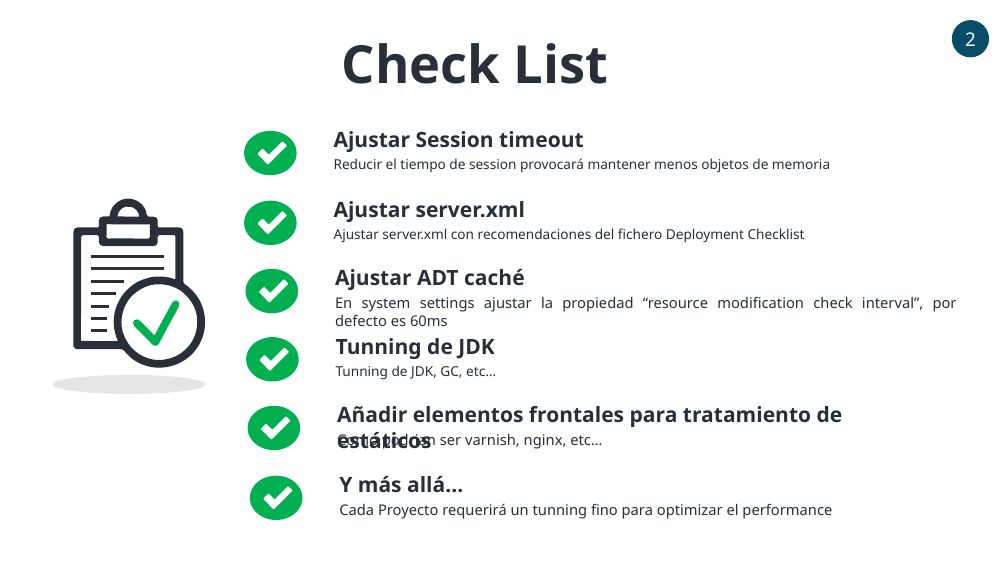
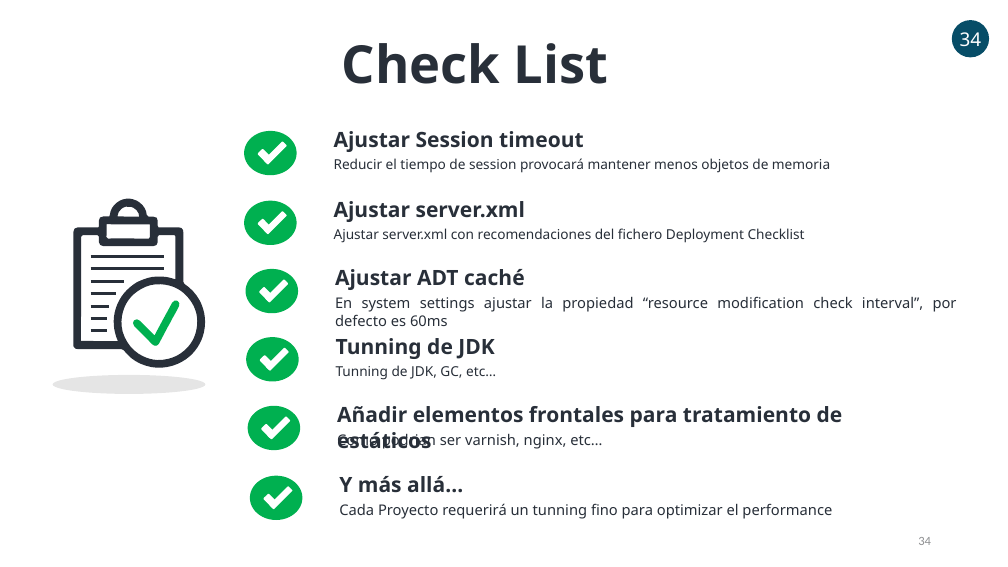
Before and after one commit to dmcisneros/formacion_lug_pruebas_carga, a slide deck: slide 34 of ppt/slides.pptx (slide 6 before the commit). Drawn at 1008x567 pixels with LibreOffice and Linux fonts; fonts in the diff are those of the drawing. Boxes give left, top, right and bottom in pixels: in the first picture for what was removed or moved away, otherwise in the second. Text is boxed around its words. In the diff, an @@ line names an element or a change of style, - is before the commit and + after.

```diff
--- a/ppt/slides.pptx
+++ b/ppt/slides.pptx
@@ text in ellipse at box(960, 32, 982, 46): text changed @@
-2
+34
@@ page number added at box(918, 537, 931, 545), 12 pt, text #8E8F91 @@
+34
```
Also in this commit, not shown: 5 other slides changed, 30 slides added.
